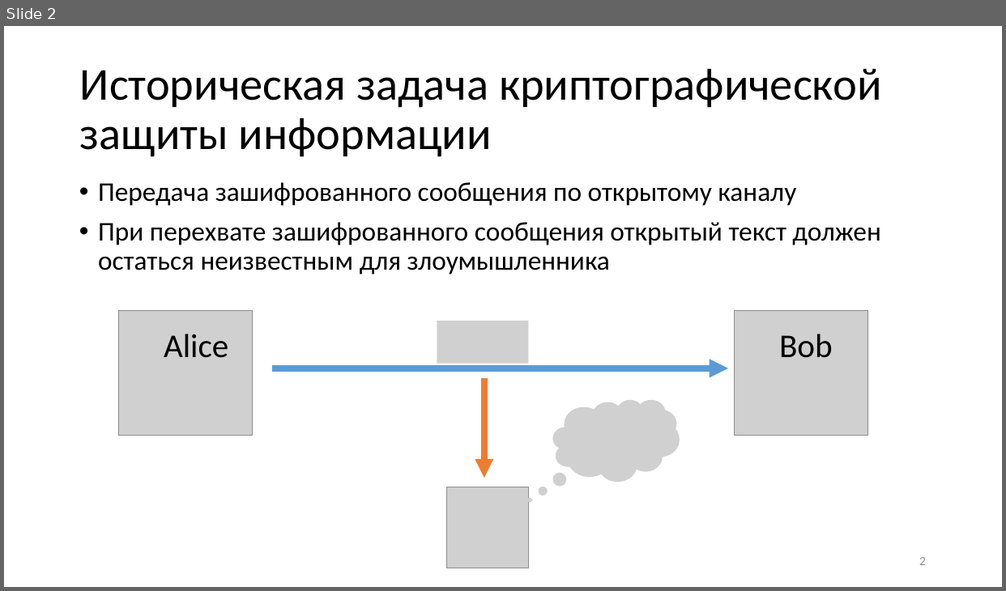
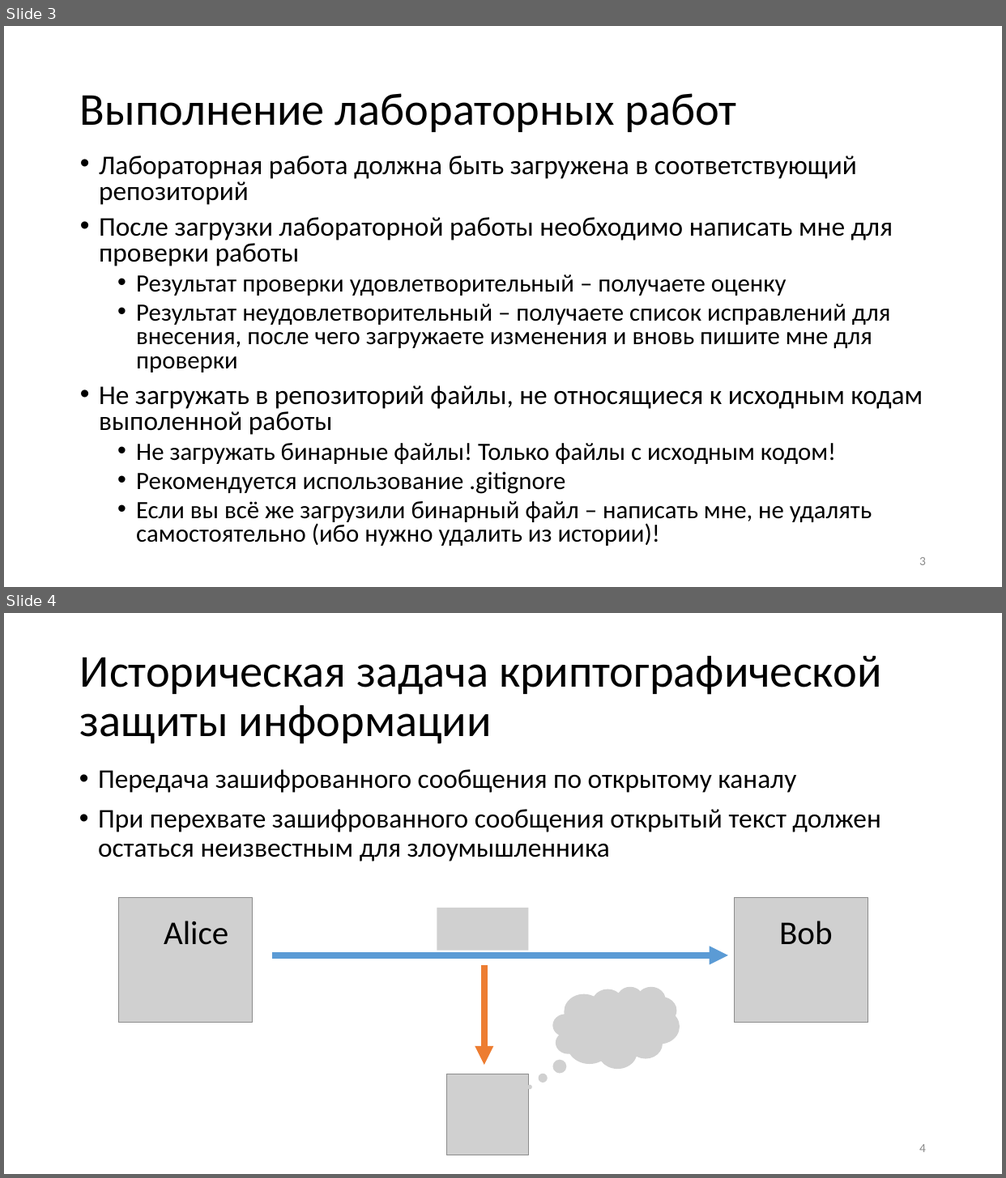
Before and after one commit to CryptoCourse/CryptoLectures, a slide deck: Lectures/BlockCiphersLite.pptx. Shown one above the other, each under a label of ours: slide 2 before the commit, slides 3 and 4 after it. The pictures are 1006x591 and 1006x1178 pixels, drawn with LibreOffice and Linux fonts; fonts in the diff are those of the drawing; grey boxes stand for pictures. Boxes give left, top, right and bottom in pixels: in the first picture for what was removed or moved away, otherwise in the second. Text is boxed around its words. In the diff, an @@ line names an element or a change of style, - is before the commit and + after.

```diff
--- a/Lectures/BlockCiphersLite.pptx
+++ b/Lectures/BlockCiphersLite.pptx
@@ slide 3 added at <box>4,26,1002,587</box>, background #FFFFFF @@
@@ title added at <box>80,93,737,132</box>, 44 pt, text #000000 @@
+Выполнение лабораторных работ
@@ text added at <box>99,156,923,546</box>, 24 pt, text #000000 @@
+• Лабораторная работа должна быть загружена в соответствующий репозиторий
+• После загрузки лабораторной работы необходимо написать мне для проверки работы
+  • Результат проверки удовлетворительный – получаете оценку
+  • Результат неудовлетворительный – получаете список исправлений для внесения, после чего загружаете изменения и вновь пишите мне для проверки
+• Не загружать в репозиторий файлы, не относящиеся к исходным кодам выполенной работы
+  • Не загружать бинарные файлы! Только файлы с исходным кодом!
+  • Рекомендуется использование .gitignore
+  • Если вы всё же загрузили бинарный файл – написать мне, не удалять самостоятельно (ибо нужно удалить из истории)!
@@ page number added at <box>919,557,926,565</box>, 12 pt, text #8C8C8C @@
+3
@@ what was slide 2 is now slide 4 @@
@@ page number at <box>919,1144,926,1152</box>: text changed @@
-2
+4
```
Also in this commit, not shown: 3 slides changed, 1 other slide added, 3 other files.
